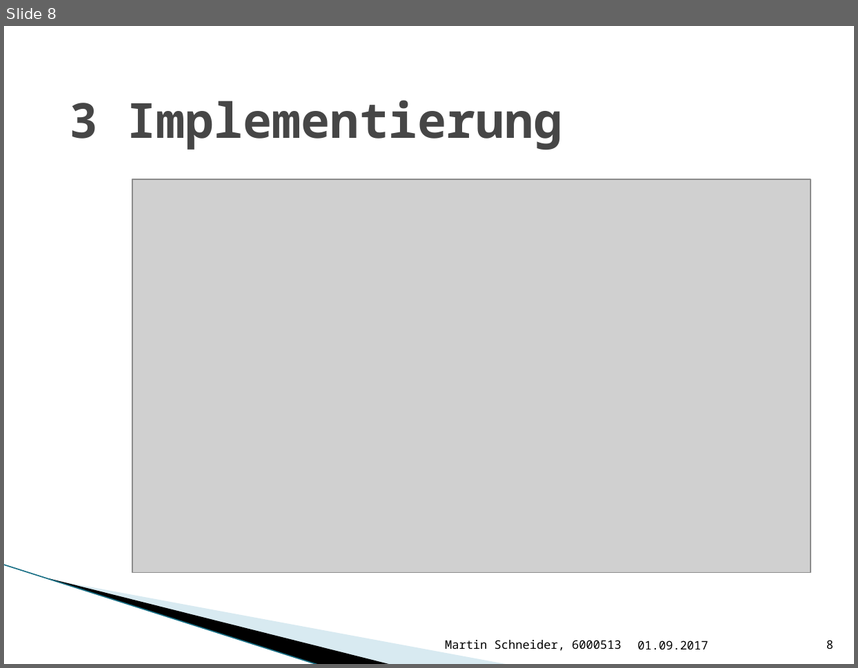
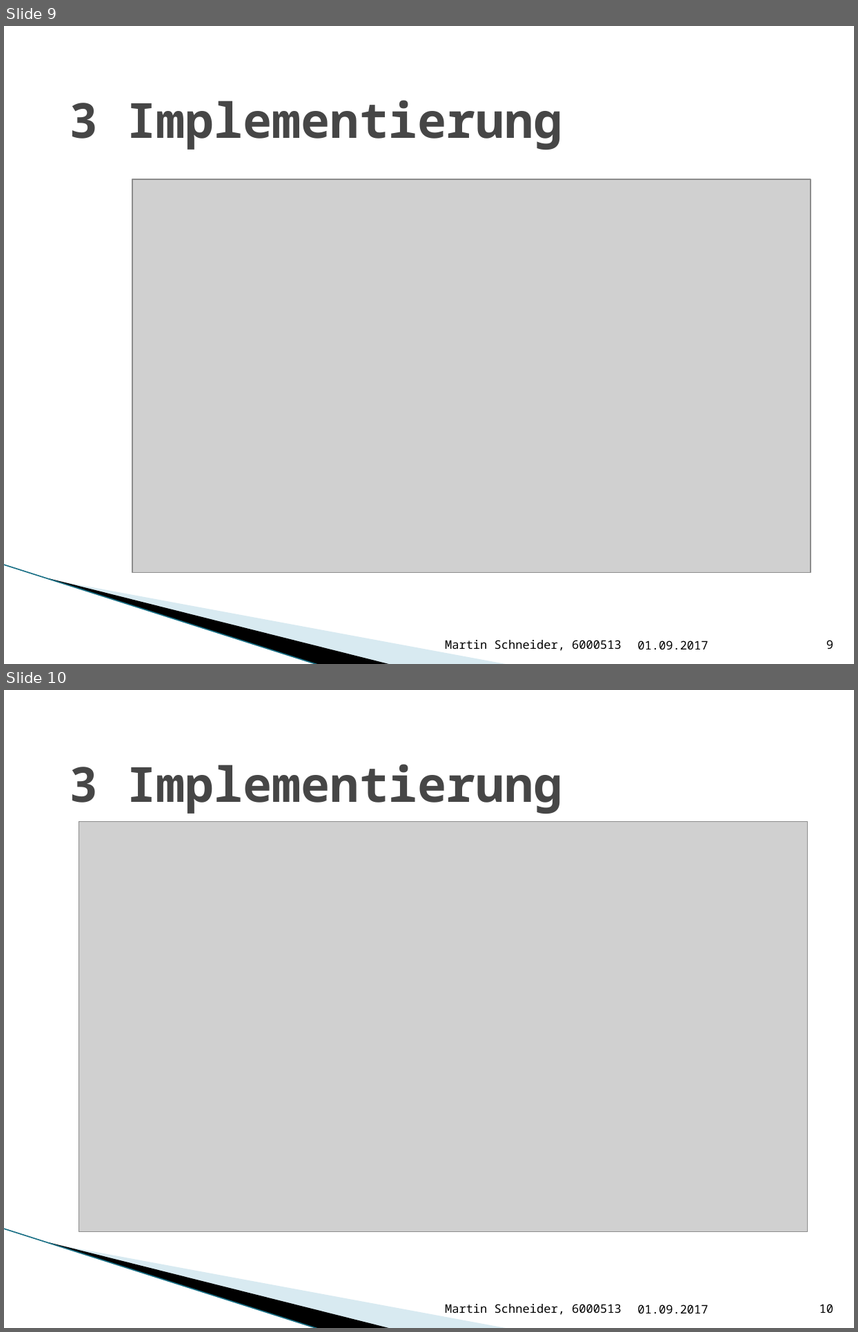
Before and after one commit to Bondzio/Stuff, a slide deck: Bachelor/Präsentation Bachelor.pptx. Shown one above the other, each under a label of ours: slide 8 before the commit, slides 9 and 10 after it. The pictures are 858x668 and 858x1332 pixels, drawn with LibreOffice and Linux fonts; fonts in the diff are those of the drawing; grey boxes stand for pictures; background and template pictures are left out. Boxes give left, top, right and bottom in pixels: in the first picture for what was removed or moved away, otherwise in the second. Text is boxed around its words. In the diff, an @@ line names an element or a change of style, - is before the commit and + after.

```diff
--- a/Bachelor/Präsentation Bachelor.pptx
+++ b/Bachelor/Präsentation Bachelor.pptx
@@ slide 10 added at (4, 690, 854, 1328), background #FFFFFF; not listed: 3 template elements that a slide beside it also shows @@
@@ text added at (69, 764, 562, 814), 41 pt, text #464646, bold @@
+3 Implementierung
@@ picture added at (79, 822, 808, 1232) @@
@@ text added at (445, 1303, 622, 1314), 10 pt, text #000000 @@
+Martin Schneider, 6000513
@@ text added at (637, 1304, 708, 1313), 10 pt, text #000000 @@
+01.09.2017
@@ page number added at (820, 1303, 833, 1312), 10 pt, text #000000 @@
+10
@@ what was slide 8 is now slide 9 @@
@@ page number at (826, 639, 833, 648): text changed @@
-8
+9
```
Also in this commit, not shown: 3 slides changed, 1 other slide added, 3 other files.
